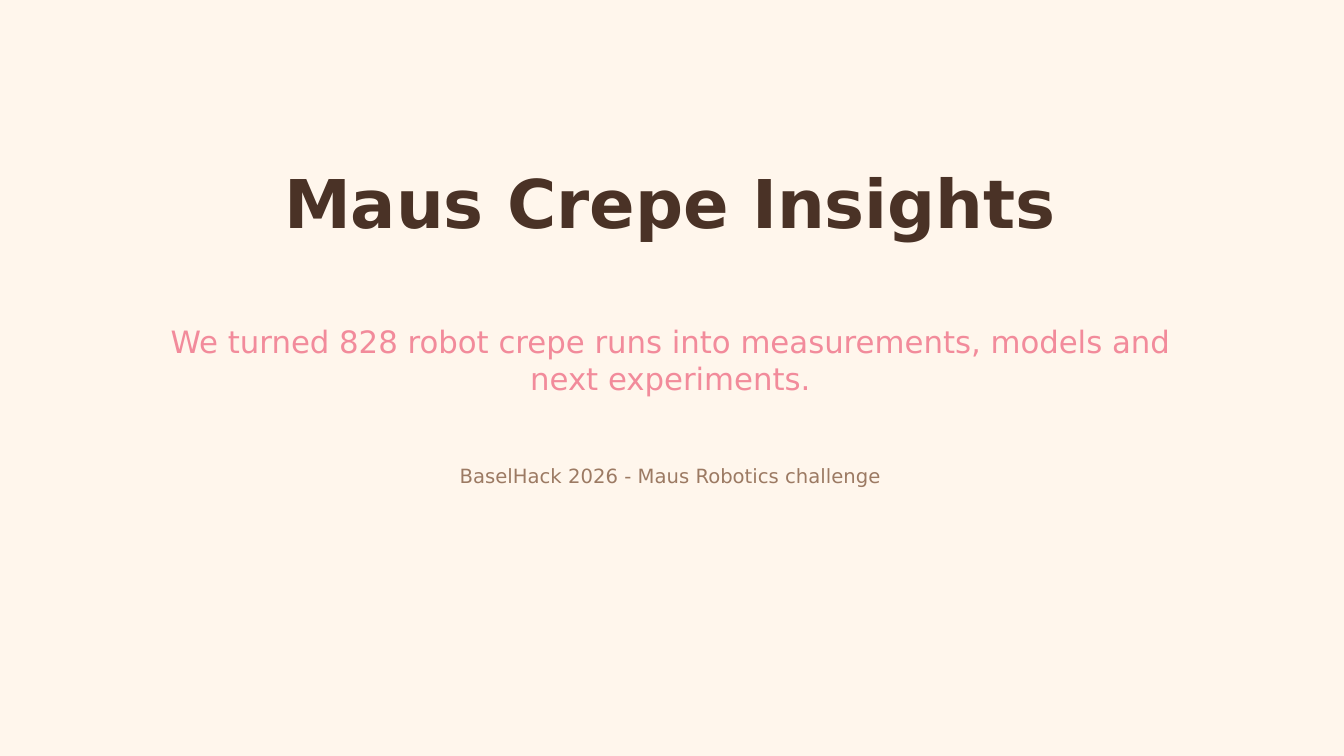
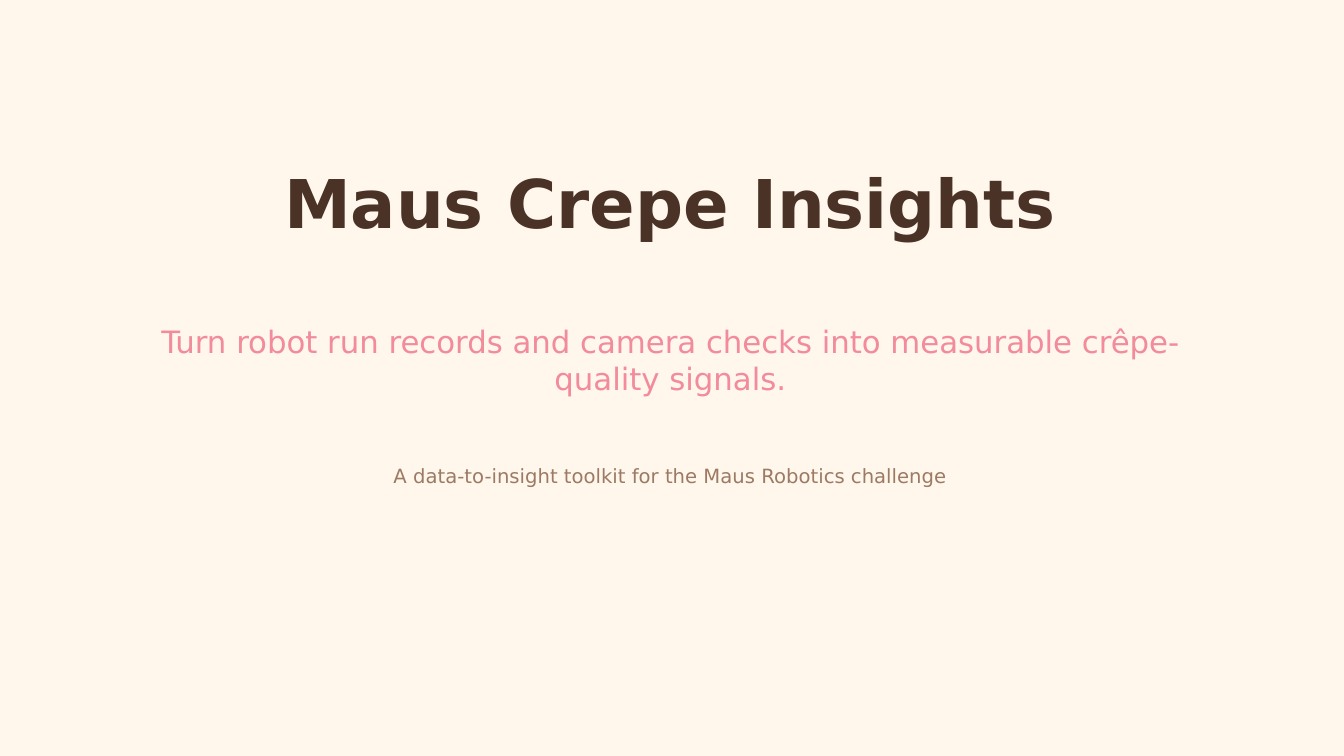
Before and after one commit to leonardoAB1/maus-crepe-insights, a slide deck: slide 1 of assets/pitch/pitch-deck.pptx. Drawn at 1344x756 pixels with LibreOffice and Linux fonts; fonts in the diff are those of the drawing. Boxes give left, top, right and bottom in pixels: in the first picture for what was removed or moved away, otherwise in the second. Text is boxed around its words. In the diff, an @@ line names an element or a change of style, - is before the commit and + after.

```diff
--- a/assets/pitch/pitch-deck.pptx
+++ b/assets/pitch/pitch-deck.pptx
@@ text at box(161, 328, 1179, 397): text changed @@
-We turned 828 robot crepe runs into measurements, models and next experiments.
+Turn robot run records and camera checks into measurable crêpe-quality signals.
@@ text at box(393, 468, 946, 487): text changed @@
-BaselHack 2026 - Maus Robotics challenge
+A data-to-insight toolkit for the Maus Robotics challenge
```
Also in this commit, not shown: 2 other slides changed, 2 other files.
